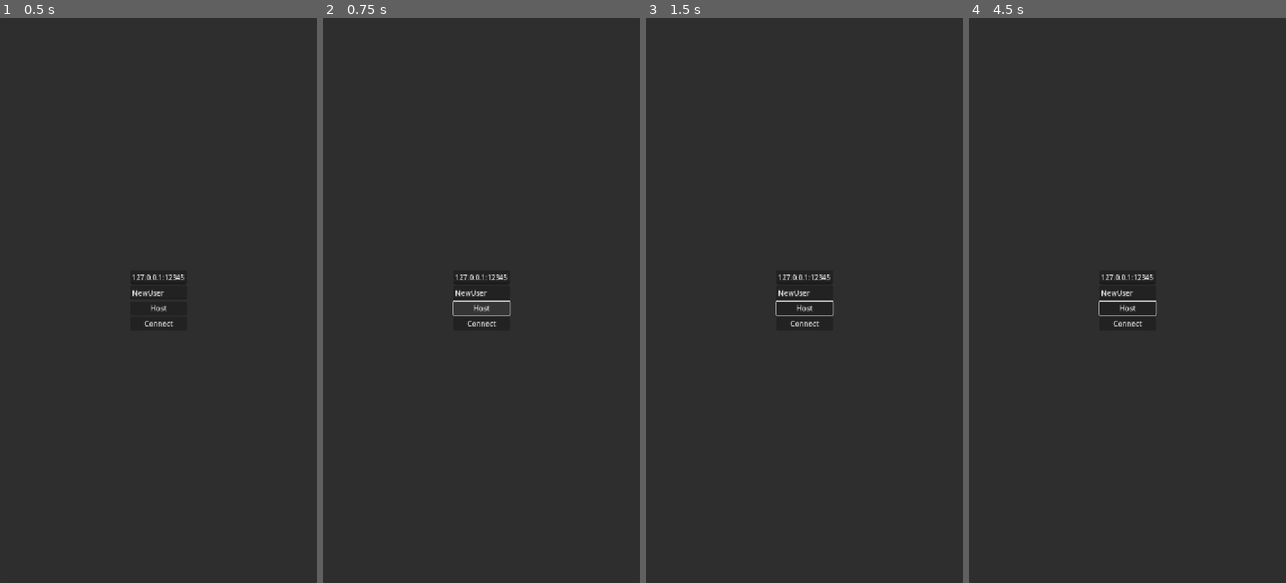
Above: before the commit, frames 1-4 (left to right).
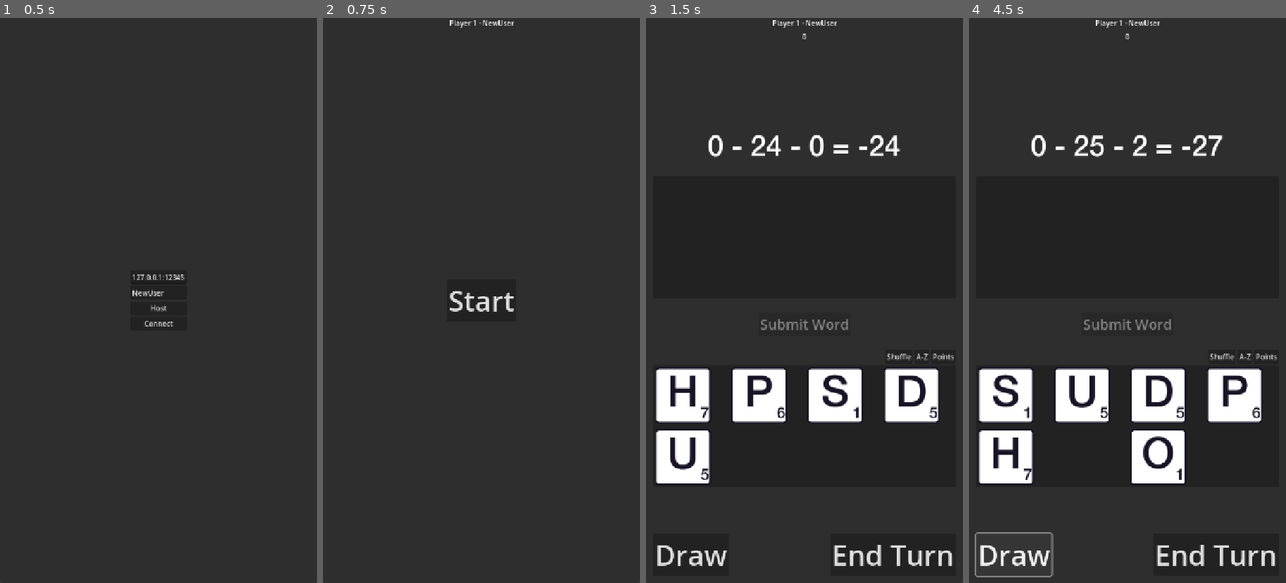
Above: after the commit, the same moments.

Repository: mackenziedg/quibbler
Game: Godot game, scene res://Game/Main.tscn
Two runs of this game, one before a commit and one after it. Both use one fixed random seed, a clock stepped at 60 frames per second and the inputs below.
Inputs (mouse positions are in pixels of both pictures, inside the frame that each line leads up to):
- Up to frame 1 (0.5 s): no input
- Up to frame 2 (0.75 s): click "Host" at 0.5 s
- Up to frame 3 (1.5 s): click (804, 300) at 1.25 s, where only the run after the commit has a clickable "Start"
- Up to frame 4 (4.5 s): click (1222, 357) at 2 s, where only the run after the commit has a clickable "Shuffle"; click (1244, 357) at 2.75 s, where only the run after the commit has a clickable "A-Z"; click (1266, 357) at 3.5 s, where only the run after the commit has a clickable "Points"; click (1013, 554) at 4.25 s, where only the run after the commit has a clickable "Draw"

Frame 1 is identical in both runs. In frame 2, 0.7% of the frame differs, in the area x 40-61%, y 0-55%; in frame 3, 11%; in frame 4, 13%, in the area x 1-98%, y 0-99%.
Error before the commit: Out of bounds get index '2' (on base: 'PackedStringArray') (res://Game/Lobby/Lobby.gd:13)

Commit message:
Fix bug with lobby buttons not working.

Diff:
--- a/Game/Lobby/Lobby.gd
+++ b/Game/Lobby/Lobby.gd
@@ -8,7 +8,7 @@
 
 
 func _ready() -> void:
-    if OS.is_debug_build():
+    if OS.is_debug_build() and OS.has_feature("autostart"):
         var args := OS.get_cmdline_args()
         var is_hosting := args[2] == "--host"
         start_game(is_hosting)
@@ -25,9 +25,17 @@
     multiplayer.multiplayer_peer = peer
 
     var gmm: GameMultiplayerManager = preload("res://Game/GameMultiplayerManager/GameMultiplayerManager.tscn").instantiate()
-    if OS.is_debug_build():
+    if OS.is_debug_build() and OS.has_feature("autostart"):
         gmm.username = OS.get_cmdline_args()[3]
         gmm.color = Color(OS.get_cmdline_args()[4])
     else:
         gmm.username = _username_edit.text
     get_parent().switch_scene_to(gmm)
+
+
+func _on_host_button_pressed() -> void:
+    start_game(true)
+
+
+func _on_client_button_pressed() -> void:
+    start_game(false)
--- a/Game/Lobby/Lobby.tscn
+++ b/Game/Lobby/Lobby.tscn
@@ -53,3 +53,6 @@
 [node name="ClientButton" type="Button" parent="Menu"]
 layout_mode = 2
 text = "Connect"
+
+[connection signal="pressed" from="Menu/HostButton" to="." method="_on_host_button_pressed"]
+[connection signal="pressed" from="Menu/ClientButton" to="." method="_on_client_button_pressed"]
